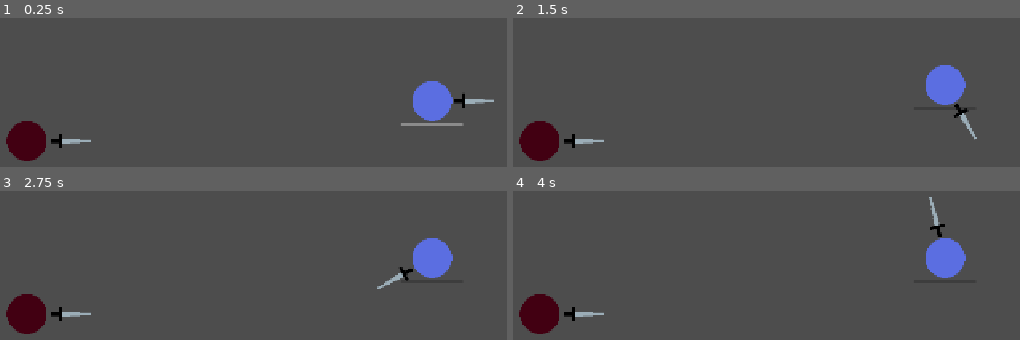
Above: before the commit, frames 1-4 (two rows, left to right).
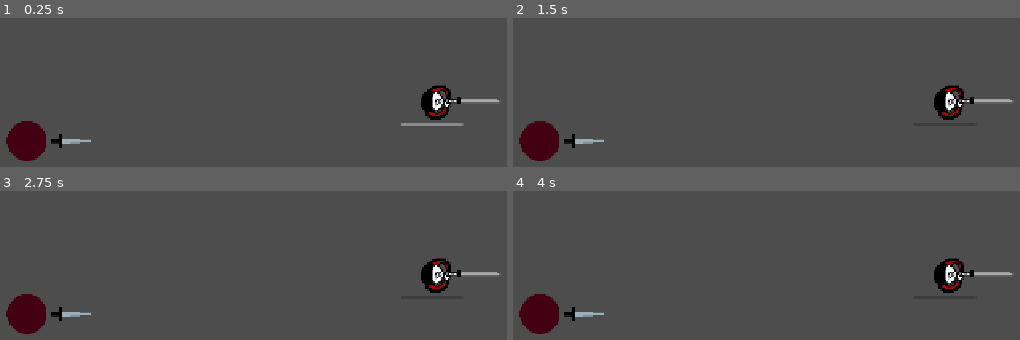
Above: after the commit, the same moments.

Repository: Traeves/Wakagashira
Game: Godot game, scene res://levels/demo_scene.tscn
Two runs of this game, one before a commit and one after it. Both use one fixed random seed, a clock stepped at 60 frames per second and the inputs below.
Inputs (mouse positions are in pixels of both pictures, inside the frame that each line leads up to):
- Up to frame 1 (0.25 s): no input
- Up to frame 2 (1.5 s): tap Enter at 0.5 s; move the mouse to (outside the picture) at 0.52 s; hold ` (toggle_capture) 0.53-1.28 s; hold W (up) from 0.53 s (still down); move the mouse to (761, 131) at 1.27 s; tap ` (toggle_capture) at 1.35 s
- Up to frame 3 (2.75 s): move the mouse to (outside the picture) at 2.02 s; release W (up) at 2.03 s; hold A (left) from 2.03 s (still down); hold ` (toggle_capture) from 2.03 s (still down)
- Up to frame 4 (4 s): move the mouse to (710, 298) at 2.77 s; release ` (toggle_capture) at 2.78 s; tap ` (toggle_capture) at 2.85 s; move the mouse to (outside the picture) at 3.52 s; release A (left) at 3.53 s; hold S (down) from 3.53 s (still down); hold ` (toggle_capture) from 3.53 s (still down)

The runs differ from the first frame. In frame 1, 1.9% of the frame differs, in the area x 81-99%, y 42-70%; in frame 2, 2.5%; in frame 3, 2.7%; in frame 4, 2.7%, in the area x 81-99%, y 4-69%.
Error after the commit: Invalid access to property or key 'rotation' on a base object of type 'null instance'. (res://entities/player/player.gd:51)

Commit message:
plugging in sprites

Diff:
--- a/entities/bullets/bullet.tscn
+++ b/entities/bullets/bullet.tscn
@@ -1,7 +1,7 @@
 [gd_scene format=3 uid="uid://cfithnwx1ettw"]
 
 [ext_resource type="Script" uid="uid://ci3gkowe4xqwa" path="res://entities/bullets/bullet.gd" id="1_33ckv"]
-[ext_resource type="Texture2D" uid="uid://61jjbdxyhxgh" path="res://entities/player/sprites/placeholder_player.png" id="2_a3f0k"]
+[ext_resource type="Texture2D" uid="uid://b7j0hmi0rgki7" path="res://entities/bullets/sprites/bullet.png" id="2_33ckv"]
 
 [sub_resource type="PhysicsMaterial" id="PhysicsMaterial_v8qja"]
 friction = 0.1
@@ -27,9 +27,9 @@
 shape = SubResource("CircleShape2D_iifgy")
 
 [node name="Sprite2D" type="Sprite2D" parent="." unique_id=1434589600]
-modulate = Color(0, 0, 0, 1)
+modulate = Color(0.9941079, 0.9941079, 0.9941079, 1)
 scale = Vector2(0.5, 0.5)
-texture = ExtResource("2_a3f0k")
+texture = ExtResource("2_33ckv")
 
 [node name="LifetimeTimer" type="Timer" parent="." unique_id=893925947]
 process_callback = 0
--- a/entities/player/player.tscn
+++ b/entities/player/player.tscn
@@ -1,11 +1,75 @@
 [gd_scene format=3 uid="uid://vj135icj6xmu"]
 
 [ext_resource type="Script" uid="uid://68vamta50o2f" path="res://entities/player/player.gd" id="1_sglur"]
-[ext_resource type="Texture2D" uid="uid://61jjbdxyhxgh" path="res://entities/player/sprites/placeholder_player.png" id="2_bls4j"]
-[ext_resource type="Texture2D" uid="uid://drr1u47btcvj5" path="res://entities/player/sprites/placeholder_sword.png" id="3_fkugw"]
+[ext_resource type="Texture2D" uid="uid://c1hb5o5r6t5n4" path="res://entities/player/sprites/yakuza_son-Sheet.png" id="2_sglur"]
+[ext_resource type="Texture2D" uid="uid://djm3fjxd4f7v3" path="res://entities/player/sprites/katana.png" id="3_bls4j"]
 
 [sub_resource type="CircleShape2D" id="CircleShape2D_vrve5"]
 radius = 24.0
+
+[sub_resource type="AtlasTexture" id="AtlasTexture_fkugw"]
+atlas = ExtResource("2_sglur")
+region = Rect2(0, 0, 64, 64)
+
+[sub_resource type="AtlasTexture" id="AtlasTexture_8fjmc"]
+atlas = ExtResource("2_sglur")
+region = Rect2(64, 0, 64, 64)
+
+[sub_resource type="AtlasTexture" id="AtlasTexture_qiwj3"]
+atlas = ExtResource("2_sglur")
+region = Rect2(128, 0, 64, 64)
+
+[sub_resource type="AtlasTexture" id="AtlasTexture_26q78"]
+atlas = ExtResource("2_sglur")
+region = Rect2(192, 0, 64, 64)
+
+[sub_resource type="AtlasTexture" id="AtlasTexture_bectd"]
+atlas = ExtResource("2_sglur")
+region = Rect2(256, 0, 64, 64)
+
+[sub_resource type="AtlasTexture" id="AtlasTexture_wvtmh"]
+atlas = ExtResource("2_sglur")
+region = Rect2(320, 0, 64, 64)
+
+[sub_resource type="AtlasTexture" id="AtlasTexture_7thud"]
+atlas = ExtResource("2_sglur")
+region = Rect2(384, 0, 64, 64)
+
+[sub_resource type="AtlasTexture" id="AtlasTexture_a1qjk"]
+atlas = ExtResource("2_sglur")
+region = Rect2(448, 0, 64, 64)
+
+[sub_resource type="SpriteFrames" id="SpriteFrames_yf5fn"]
+animations = [{
+"frames": [{
+"duration": 1.0,
+"texture": SubResource("AtlasTexture_fkugw")
+}, {
+"duration": 1.0,
+"texture": SubResource("AtlasTexture_8fjmc")
+}, {
+"duration": 1.0,
+"texture": SubResource("AtlasTexture_qiwj3")
+}, {
+"duration": 1.0,
+"texture": SubResource("AtlasTexture_26q78")
+}, {
+"duration": 1.0,
+"texture": SubResource("AtlasTexture_bectd")
+}, {
+"duration": 1.0,
+"texture": SubResource("AtlasTexture_wvtmh")
+}, {
+"duration": 1.0,
+"texture": SubResource("AtlasTexture_7thud")
+}, {
+"duration": 1.0,
+"texture": SubResource("AtlasTexture_a1qjk")
+}],
+"loop": 1,
+"name": &"default",
+"speed": 5.0
+}]
 
 [sub_resource type="PhysicsMaterial" id="PhysicsMaterial_i3pqv"]
 friction = 0.0
@@ -24,27 +88,6 @@
 [node name="CollisionShape2D" type="CollisionShape2D" parent="." unique_id=372469051]
 shape = SubResource("CircleShape2D_vrve5")
 
-[node name="Sprite2D" type="Sprite2D" parent="." unique_id=111816270]
-texture = ExtResource("2_bls4j")
-
-[node name="SwordPivot" type="Node2D" parent="." unique_id=1197801649]
-
-[node name="Area2D" type="RigidBody2D" parent="SwordPivot" unique_id=2073408532]
-position = Vector2(48, 0)
-rotation = 1.5707964
-collision_layer = 4
-collision_mask = 8
-physics_material_override = SubResource("PhysicsMaterial_i3pqv")
-gravity_scale = 0.0
-
-[node name="Sprite2D" type="Sprite2D" parent="SwordPivot/Area2D" unique_id=473748852]
-texture = ExtResource("3_fkugw")
-offset = Vector2(0, -20)
-
-[node name="CollisionShape2D" type="CollisionShape2D" parent="SwordPivot/Area2D" unique_id=100532373]
-position = Vector2(0, -32.5)
-shape = SubResource("RectangleShape2D_eyvyl")
-
 [node name="StaminaBar" type="ProgressBar" parent="." unique_id=1720021800]
 custom_minimum_size = Vector2(100, 5)
 custom_maximum_size = Vector2(100, 5)
@@ -56,3 +99,24 @@
 size_flags_horizontal = 4
 size_flags_vertical = 4
 show_percentage = false
+
+[node name="AnimatedSprite2D" type="AnimatedSprite2D" parent="." unique_id=2134216691]
+sprite_frames = SubResource("SpriteFrames_yf5fn")
+
+[node name="Area2D" type="RigidBody2D" parent="." unique_id=2073408532]
+position = Vector2(48, 0)
+rotation = 1.5707964
+collision_layer = 4
+collision_mask = 8
+physics_material_override = SubResource("PhysicsMaterial_i3pqv")
+gravity_scale = 0.0
+
+[node name="Sprite2D" type="Sprite2D" parent="Area2D" unique_id=473748852]
+position = Vector2(0, -20)
+rotation = -1.5707964
+scale = Vector2(1.3, 1.3)
+texture = ExtResource("3_bls4j")
+
+[node name="CollisionShape2D" type="CollisionShape2D" parent="Area2D" unique_id=100532373]
+position = Vector2(0, -32.5)
+shape = SubResource("RectangleShape2D_eyvyl")
Not shown, added: entities/bullets/sprites/bullet.png.import
Not shown, added: entities/enemies/sprites/yakuza_gun-Sheet.png.import
Not shown, added: entities/player/sprites/katana.png.import
Not shown, added: entities/player/sprites/yakuza_son-Sheet.png.import
